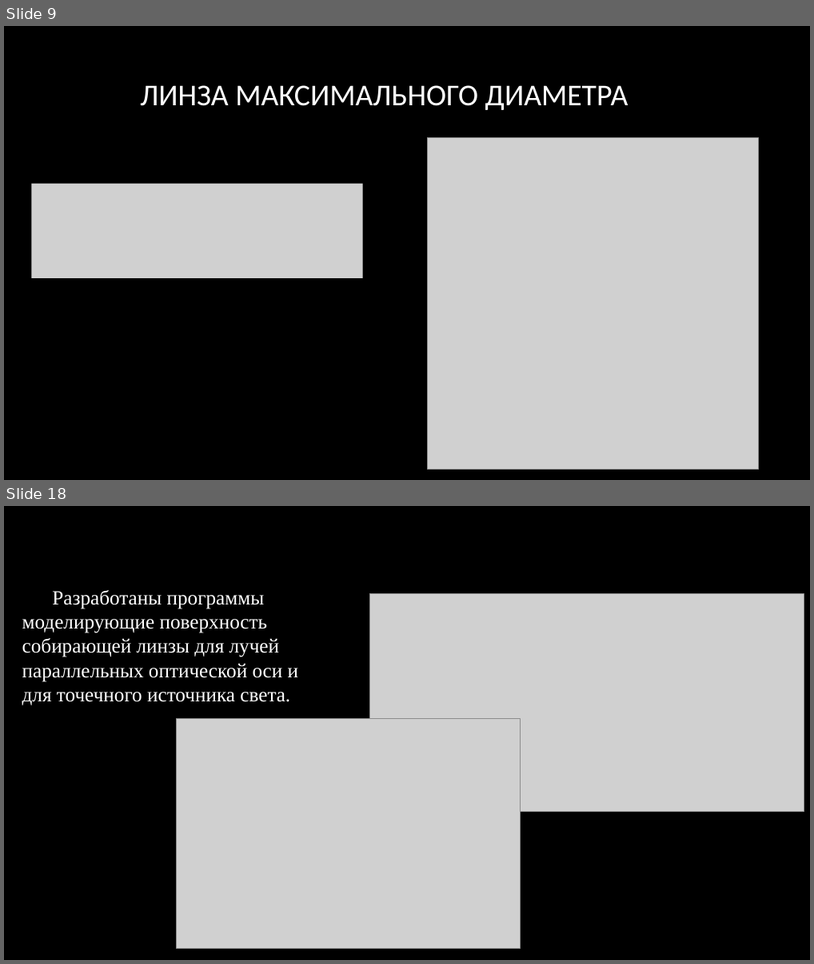
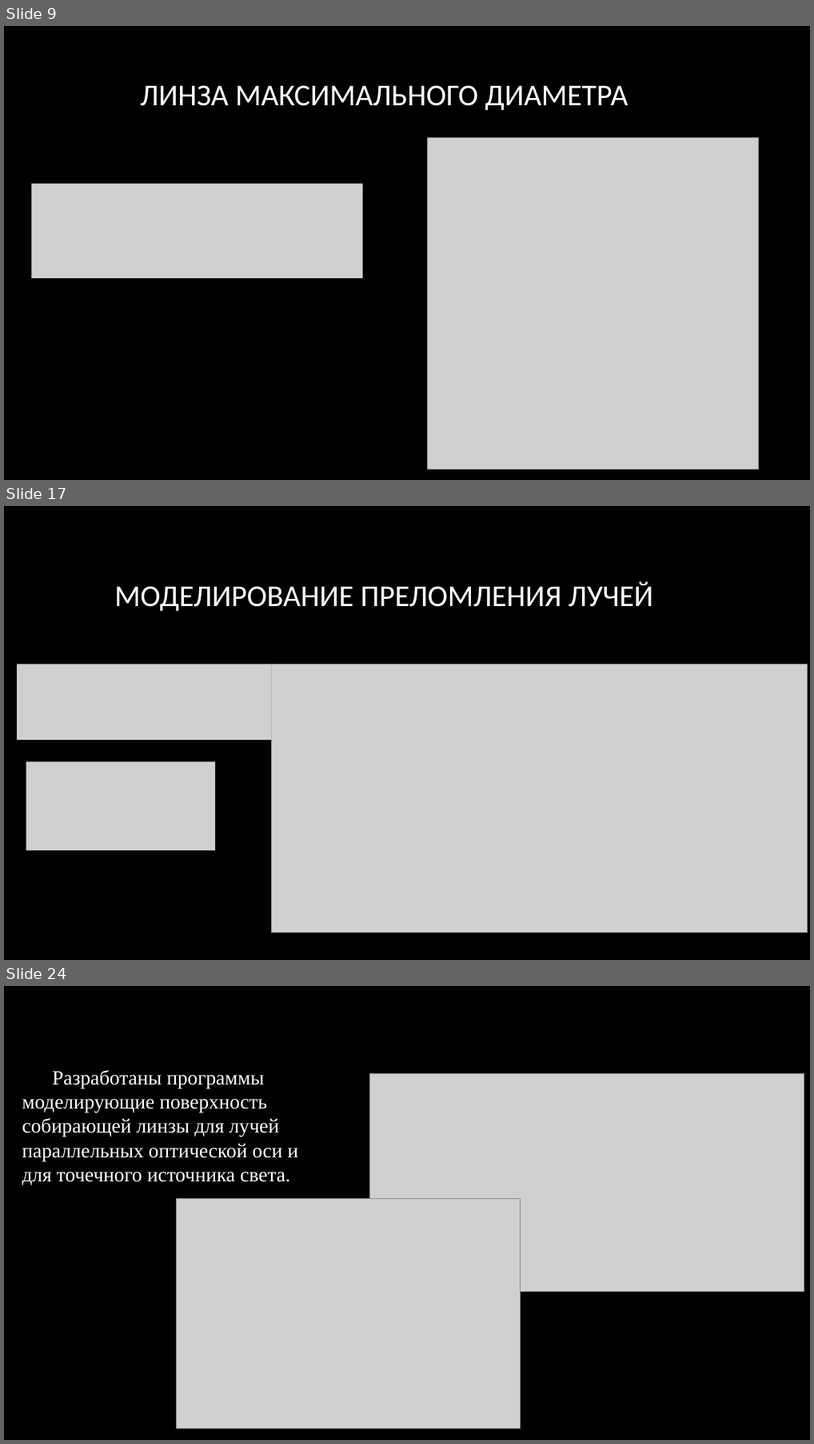
Before and after one commit to KondratovichMaxim/sciense, a slide deck: создания идеальной линзы.pptx. Shown one above the other, each under a label of ours: slides 9 and 18 before the commit, slides 9, 17 and 24 after it; the slides between them are not shown. The pictures are 814x964 and 814x1444 pixels, drawn with LibreOffice and Linux fonts; fonts in the diff are those of the drawing; grey boxes stand for pictures; background and template pictures are left out. Boxes give left, top, right and bottom in pixels: in the first picture for what was removed or moved away, otherwise in the second. Text is boxed around its words. In the diff, an @@ line names an element or a change of style, - is before the commit and + after.

```diff
--- a/создания идеальной линзы.pptx
+++ b/создания идеальной линзы.pptx
@@ slide 17 added at (4, 506, 810, 960), background picture (left out) @@
@@ title added at (114, 581, 654, 611), 36 pt, text #FFFFFF @@
+МОДЕЛИРОВАНИЕ ПРЕЛОМЛЕНИЯ ЛУЧЕЙ
@@ picture added at (17, 664, 271, 740) @@
@@ picture added at (272, 664, 808, 932) @@
@@ picture added at (26, 761, 215, 850) @@
@@ what was slide 18 is now slide 24 @@
```
Also in this commit, not shown: 4 slides changed, 12 other slides added, 7 slides removed, 5 other files.
